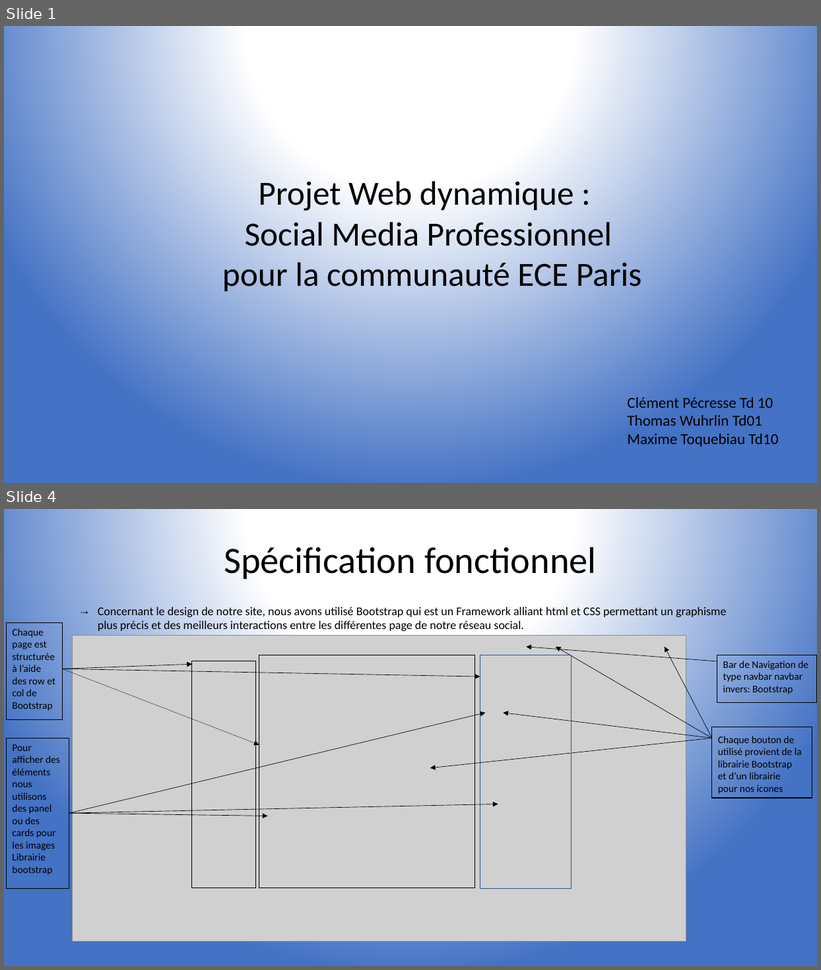
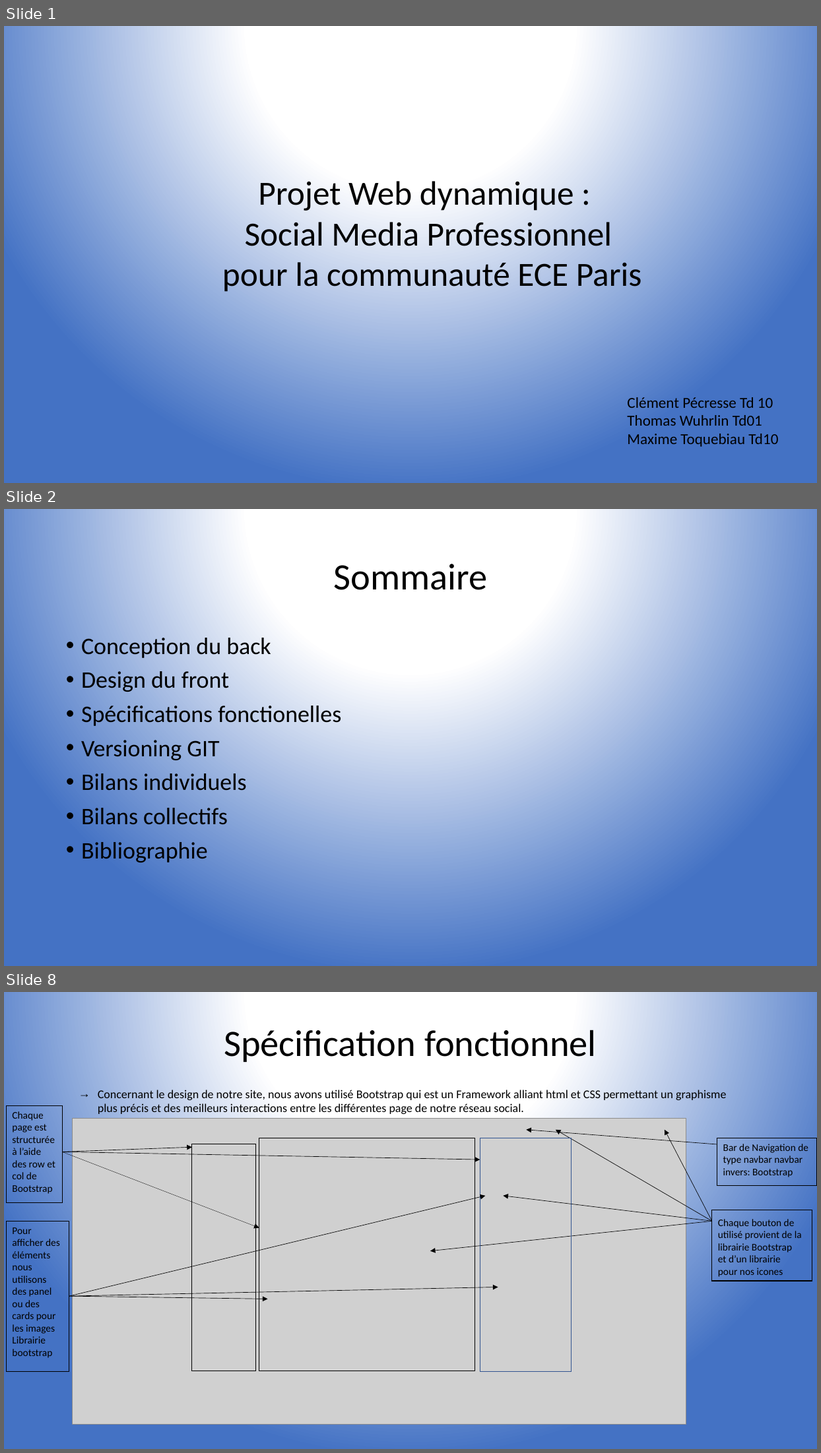
Before and after one commit to Maxtoq/ECELink, a slide deck: Présentation_finale.pptx. Shown one above the other, each under a label of ours: slides 1 and 4 before the commit, slides 1, 2 and 8 after it; the slides between them are not shown. The pictures are 821x970 and 821x1453 pixels, drawn with LibreOffice and Linux fonts; fonts in the diff are those of the drawing; grey boxes stand for pictures. Boxes give left, top, right and bottom in pixels: in the first picture for what was removed or moved away, otherwise in the second. Text is boxed around its words. In the diff, an @@ line names an element or a change of style, - is before the commit and + after.

```diff
--- a/Présentation_finale.pptx
+++ b/Présentation_finale.pptx
@@ slide 2 added at (4, 509, 817, 966), background gradient #FFFFFF to #4472C4 @@
@@ title added at (333, 564, 487, 590), 44 pt, text #000000 @@
+Sommaire
@@ text added at (81, 634, 341, 863), 28 pt, text #000000 @@
+• Conception du back
+• Design du front
+• Spécifications fonctionelles
+• Versioning GIT
+• Bilans individuels
+• Bilans collectifs
+• Bibliographie
@@ what was slide 4 is now slide 8 @@
```
Also in this commit, not shown: 1 slide changed, 10 other slides added, 3 slides removed.
